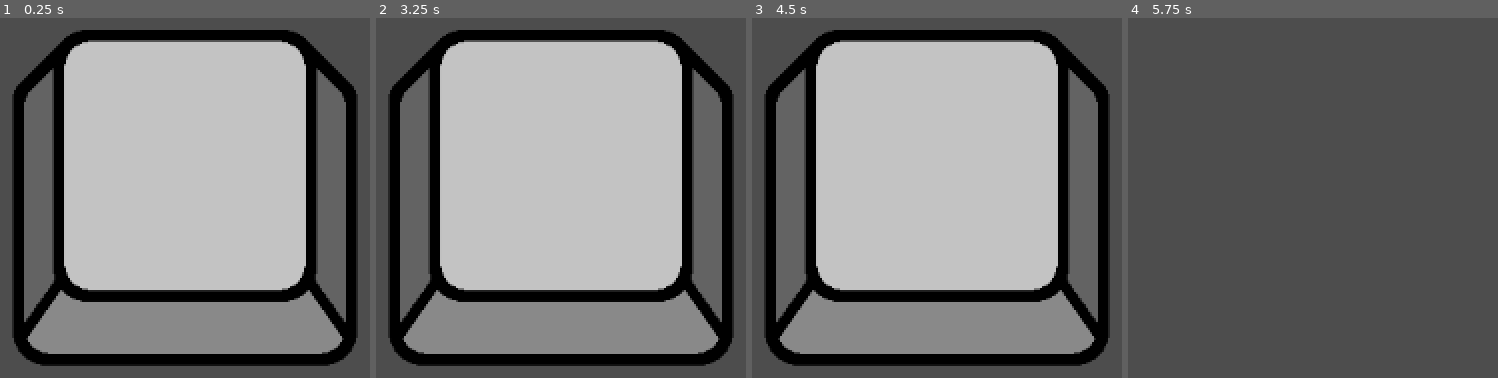
Above: before the commit, frames 1-4 (left to right).
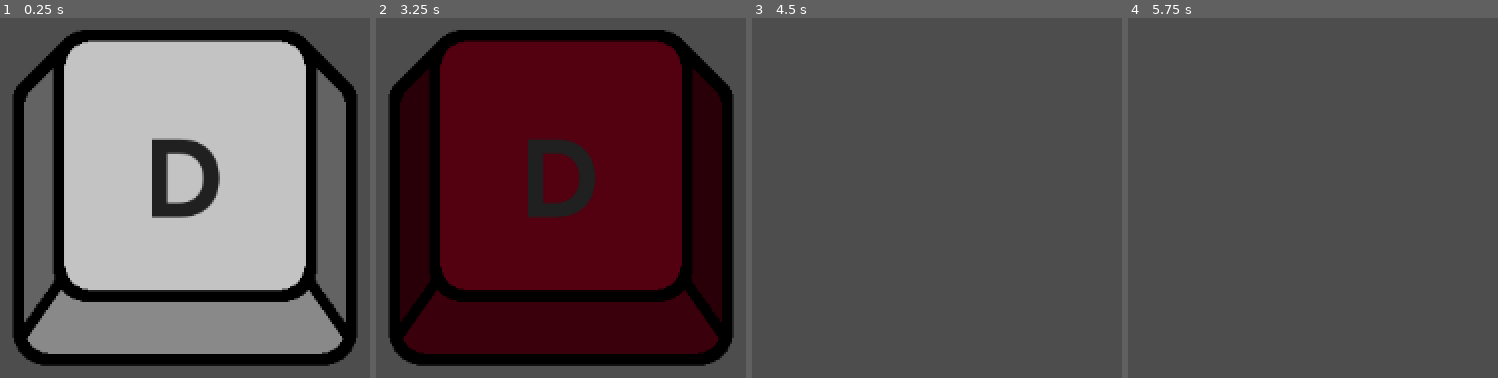
Above: after the commit, the same moments.

Repository: Slumbergeist/Minigame-Project
Game: Godot game, scene res://World/world.tscn
The game is run twice, just before and just after one commit, with the same random seed, the same clock (stepped at 60 frames per second) and the same inputs.
Inputs:
- Up to frame 1 (0.25 s): no input
- Up to frame 2 (3.25 s): tap Enter at 0.5, 2 s; hold D (right) 0.53-1.28 s; tap Shift (fast) at 0.6 s; tap Space (leap) at 1.25, 1.35, 2.75 s; hold S (down) 1.28-2.03 s; hold D (right) 2.03-2.78 s; tap Q (peek_L) at 2.1 s; hold W (up) from 2.78 s (still down); tap E (peek_R) at 2.85 s
- Up to frame 3 (4.5 s): tap Enter at 3.5 s; release W (up) at 3.53 s; hold A (left) from 3.53 s (still down); tap Ctrl (slow) at 3.6 s; tap Space (leap) at 4.25 s; tap Shift (fast) at 4.35 s
- Up to frame 4 (5.75 s): release A (left) at 5.03 s; hold S (down) from 5.03 s (still down); tap Space (leap) at 5.1 s

The runs differ from the first frame. In frame 1, 2.5% of the frame differs, in the area x 41-60%, y 33-56%; in frame 2, 67%; in frame 3, 74%, in the area x 3-97%, y 3-97%; in frame 4, nothing differs.

Commit message:
Mash minigame completed

Diff:
--- a/Mini Games/Key Mash/Objects/key_mash.gd
+++ b/Mini Games/Key Mash/Objects/key_mash.gd
@@ -3,17 +3,18 @@
 # KeyMash requires the player to spam press the designated key in order to build up progress
 
 ## Strength determines how much progress is made every key press
-@export var strength: float = 3.0
+@export var strength: float = 10.0
 ## Decay determines how quickly the progress regresses without player activity
-@export var decay: float = 7.0
+@export var decay: float = 1.0
 ## Time limit determines how long the player has to fill the meter before they fail
-@export var time_limit: float = 5.0
+@export var time_limit: float = 3.0
 ## Switch determines whether the key to be pressed changes throughout or not
 @export var switch: bool = true
 ## Only applicable if switch = true. Frequency determines how often the key will change
 @export var frequency: float = 2.0
 
 @onready var timer: Timer = $Timer
+@onready var text_edit: RichTextLabel = $TextEdit
 @onready var se_success: AudioStreamPlayer = $Success
 @onready var se_failure: AudioStreamPlayer = $Failure
 
@@ -25,16 +26,18 @@
 
 # Called when the node enters the scene tree for the first time.
 func _ready() -> void:
+	text_edit.text = Util.action_to_keycode(key)
 	timer.start(time_limit)
 
 func _process(delta: float) -> void:
-	decay_progress()
+	if decay_active:
+		decay_progress()
 
 func _input(event: InputEvent) -> void:
 	if event is InputEventKey:
 		if event.pressed and not event.echo:
 			var key_pressed = OS.get_keycode_string(event.keycode)
-			if key_pressed == key:
+			if key_pressed == Util.action_to_keycode(key):
 				boost_progress()
 
 func boost_progress() -> void:
